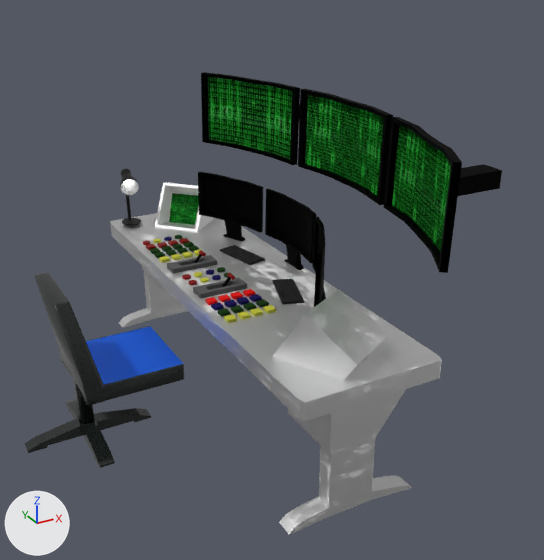
What one commit did to the Blender file BlenderModels/ControlRoom_Com_Texturas01.blend.
Before and after are seen from a 50 mm camera at (-1.87, -3.76, 1.87) aimed at (0.03, -0.31, 0.14). Lighting does not change. The marker at lower left points along +X, +Y and +Z.

In view in the first picture: 'Cadeira', 'Mesa'.
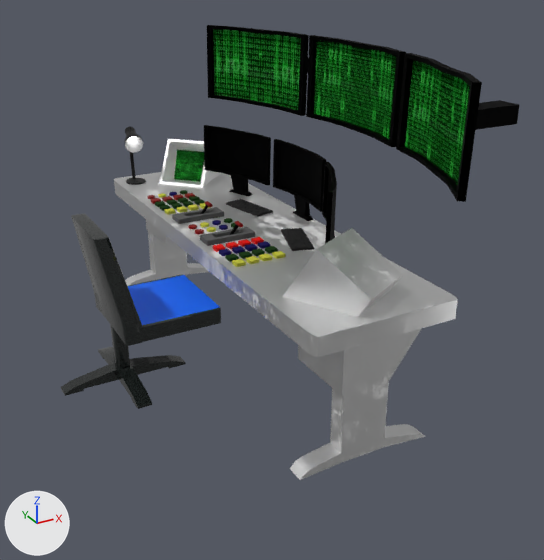
Where the change shows, as pixel boxes [x1, y1, x2, y2] in the pictures (544 x 560 px):
'Mesa', reshaped, moved
    before: [110, 72, 502, 535]
    after: [114, 25, 519, 480]
'Cadeira', reshaped, moved
    before: [24, 273, 184, 468]
    after: [61, 214, 221, 409]
part 1 of me_cube_021, deleted (black)
    before: [122, 88, 502, 285]
part 2 of me_cube_021, cut back
    before: [120, 72, 461, 307]
    after: [124, 126, 243, 233]
part 3 of me_cube_021, surface changed
    before: [111, 170, 442, 535]
    after: [114, 140, 458, 480]
part 4 of me_cube_021, shading changed
    before: [110, 105, 500, 508]
    after: [114, 58, 519, 454]
part 5 of me_cube_025, cut back
    before: [34, 273, 184, 438]
    after: [71, 214, 221, 382]
part 6 of me_cube_025, shading changed
    before: [24, 399, 151, 468]
    after: [61, 347, 186, 409]

What changed in the scene script:
```text
Change me_cube_021:
    used by ob_mesa; location = (-0.052, 0.008, -0.314); scale = (0.157, 0.157, 0.157)
    remove me_cube_021.from_pydata(...)  # 6373 vertices, 3307 faces; spans x -2.3..5.7, y -9.7..8.9, z -2.8..8.8
    add me_cube_021.from_pydata(...)  # 3547 vertices, 2715 faces; spans x -2.3..5.7, y -9.7..8.9, z -2.8..8.8
    me_cube_021 part 1: 49 loose pieces with 1556 vertices, spanning x -1.9..5.7, y -9.7..8.5, z 2.3..8.8, are deleted
    me_cube_021 part 2: 112 vertices moved from x -1.9..2.1, y -1.0..8.4, z 1.2..4.8 to x -2.0..1.7, y -1.0..8.5, z 1.2..4.7; 1446 vertices removed from x -2.0..4.4, y -9.7..8.4, z 2.3..8.8; 144 vertices added at x -1.9..-1.0, y 7.0..8.5, z 2.3..4.6
    me_cube_021 part 3: 83 kept faces spanning x -2.3..2.9, y -8.8..8.7, z -2.8..4.7 get new texture (UV) coordinates
    me_cube_021 part 4: 1659 kept faces spanning x -2.3..5.7, y -8.8..8.9, z -2.8..7.6 are now shaded smooth
Change me_cube_025:
    used by ob_cadeira; location = (-1.02, -0.012, -0.672); scale = (0.0602, 0.0602, 0.0384)
    remove me_cube_025.from_pydata(...)  # 396 vertices, 354 faces; spans x -6.1..8.4, y -6.1..6.1, z -1.3..23.6
    add me_cube_025.from_pydata(...)  # 220 vertices, 209 faces; spans x -6.1..8.4, y -6.1..6.1, z -1.3..23.6
    me_cube_025 part 5: 33 vertices moved from x -1.1..8.4, y -4.7..4.7, z 7.8..10.3 to x -1.1..8.4, y -4.7..4.7, z 7.7..10.3; 295 vertices removed from x -2.7..8.3, y -4.7..4.7, z -0.9..23.6; 119 vertices added at x -2.7..8.3, y -4.7..4.7, z -0.9..23.6
    me_cube_025 part 6: 52 kept faces spanning x -6.1..6.1, y -6.1..6.1, z -1.3..0.8 are now shaded smooth
Change ob_mesa:
    ob_mesa.location: (-0.052, 0.008, -0.314) -> (0.0, 0.0, 0.0)
Change ob_cadeira:
    ob_cadeira.location: (-1.02, -0.012, -0.672) -> (-0.778, 0.0, -0.376)
```
